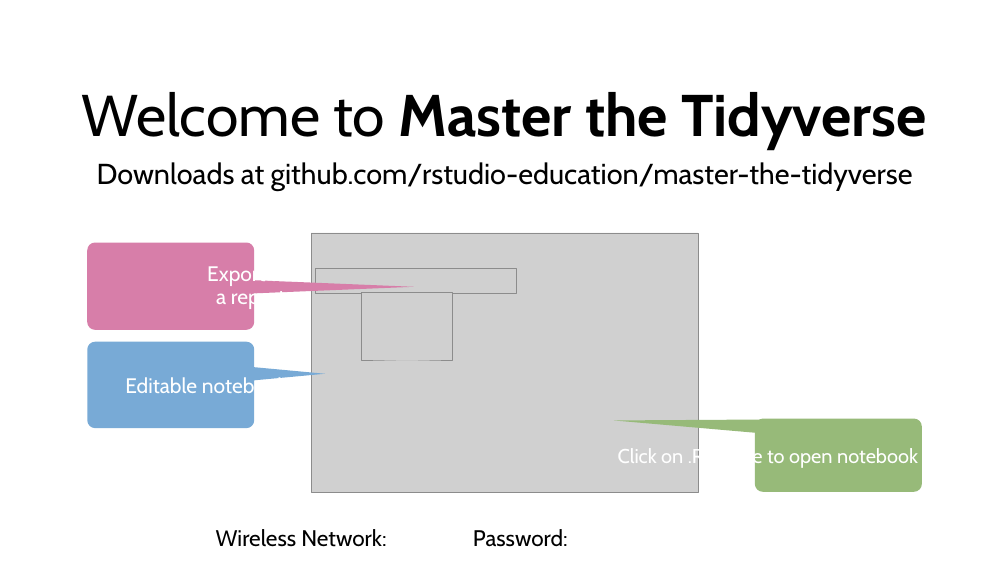
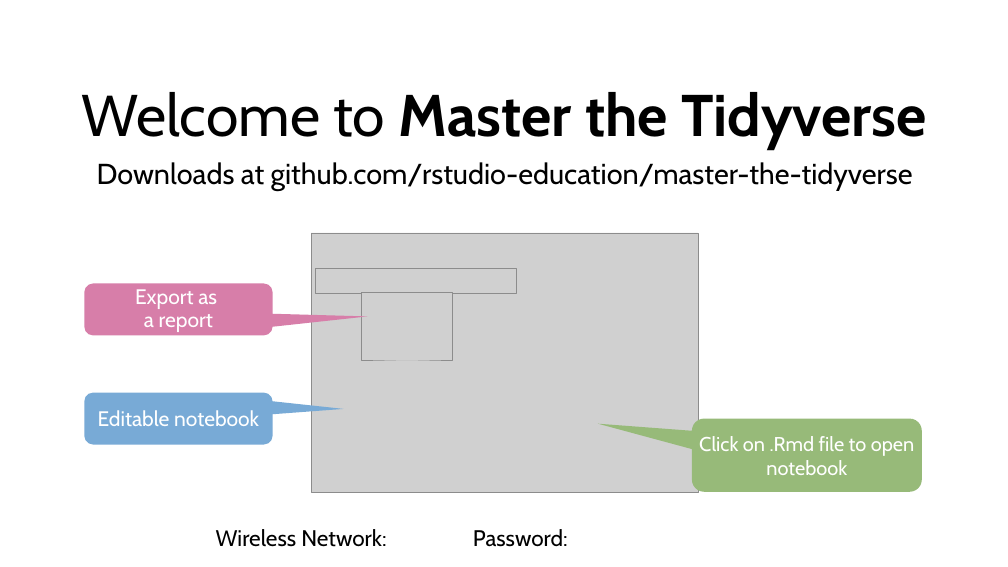
Before and after one commit to rstudio-education/master-the-tidyverse-instructors, a slide deck: slide 4 of powerpoints/000-A-Preclass-loop.pptx (slide 6 before the commit). Drawn at 1008x567 pixels with LibreOffice and Linux fonts; fonts in the diff are those of the drawing; grey boxes stand for pictures. Boxes give left, top, right and bottom in pixels: in the first picture for what was removed or moved away, otherwise in the second. Text is boxed around its words. In the diff, an @@ line names an element or a change of style, - is before the commit and + after.

```diff
--- a/powerpoints/000-A-Preclass-loop.pptx
+++ b/powerpoints/000-A-Preclass-loop.pptx
@@ freeform shape removed at box(87, 243, 414, 330) @@
-Export as
-a report
@@ rounded speech box added at box(84, 283, 273, 335), fill #D77EA9, 40 pt, text #FFFFFF @@
+Export as
+a report
@@ freeform shape removed at box(87, 342, 325, 428) @@
-Editable notebook
@@ rounded speech box added at box(84, 393, 273, 444), fill #78AAD6, 40 pt, text #FFFFFF @@
+Editable notebook
@@ freeform shape removed at box(614, 418, 922, 492) @@
-Click on .Rmd file to open notebook
@@ rounded speech box added at box(692, 418, 921, 492), fill #97BA79, 38 pt, text #FFFFFF @@
+Click on .Rmd file to open notebook
```
Also in this commit, not shown: 5 other slides changed, 7 slides removed.
